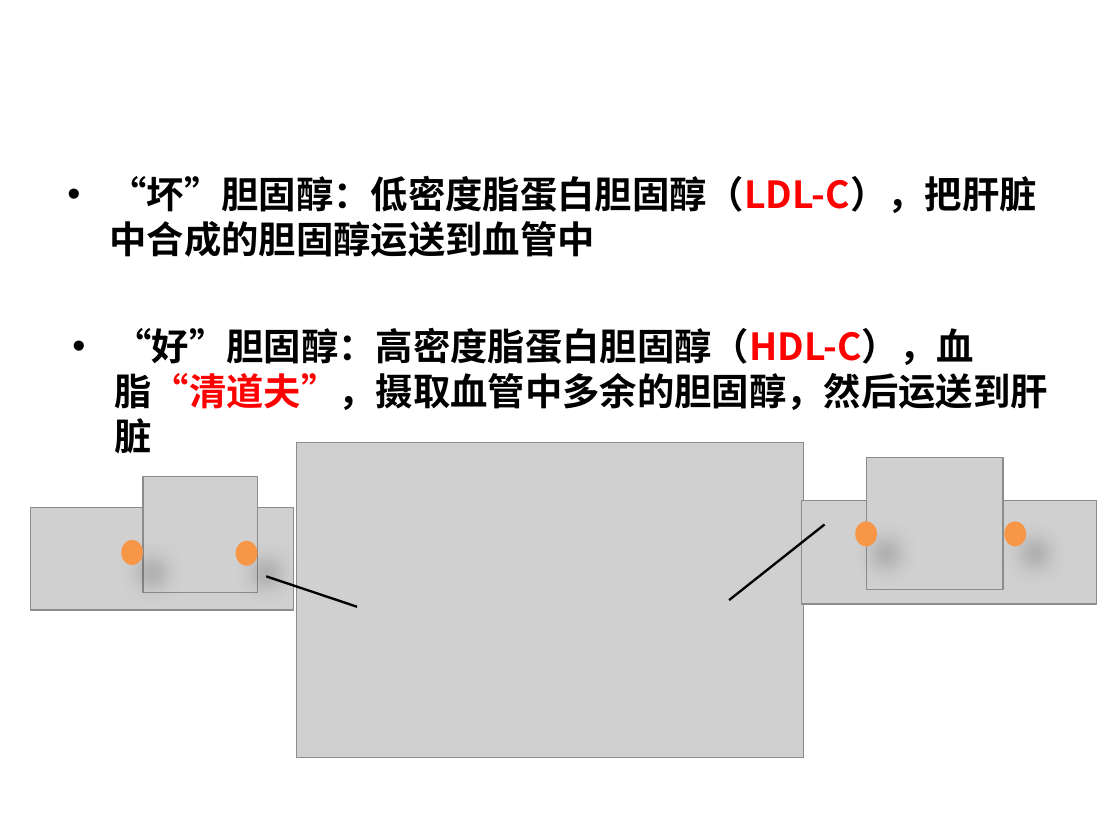
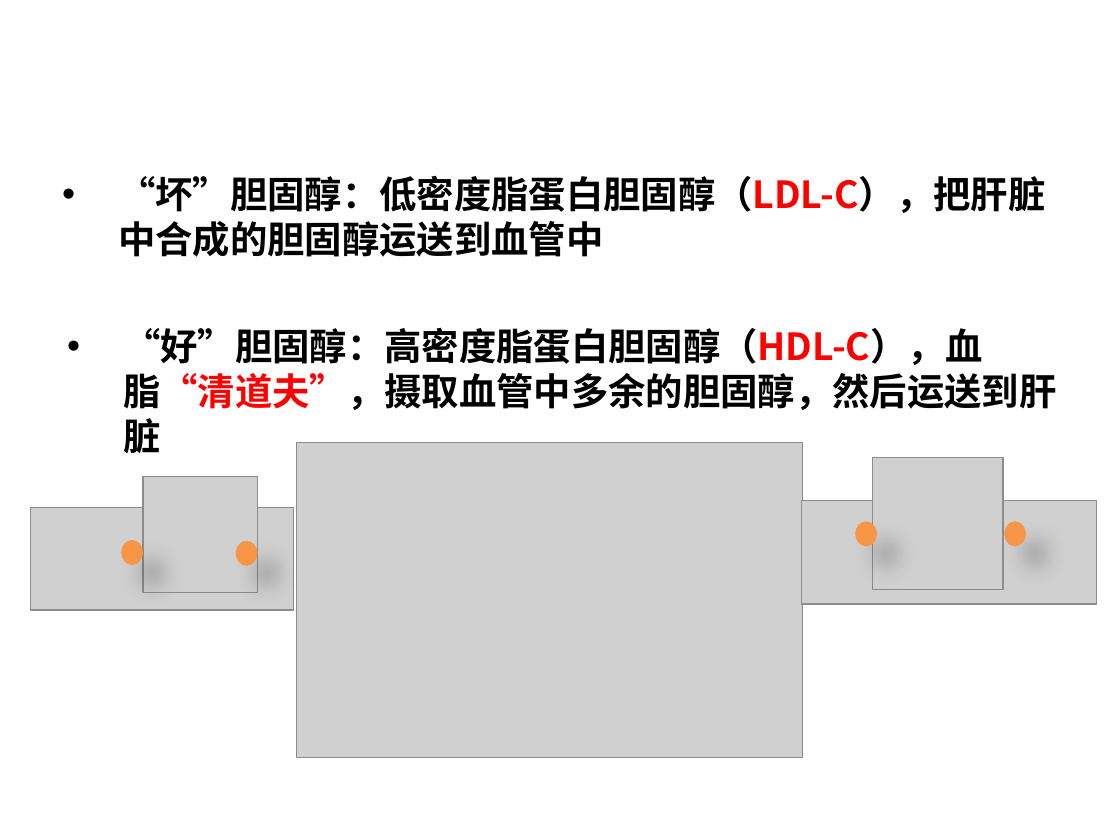
Before and after one commit to 25mi/Public-Share-Resoures, a slide deck: slide 5 of feedback/11.警惕颈动脉斑块.pptx. Drawn at 1120x840 pixels with LibreOffice and Linux fonts; fonts in the diff are those of the drawing; grey boxes stand for pictures; background and template pictures are left out. Boxes give left, top, right and bottom in pixels: in the first picture for what was removed or moved away, otherwise in the second. Text is boxed around its words. In the diff, an @@ line names an element or a change of style, - is before the commit and + after.

```diff
--- a/feedback/11.警惕颈动脉斑块.pptx
+++ b/feedback/11.警惕颈动脉斑块.pptx
@@ text "“坏”胆固醇：低密度脂蛋白胆固醇（LDL-C），把肝脏中合成的胆固醇运送到血管中" at (118,175,1045,257): indent changed @@
@@ text "“好”胆固醇：高密度脂蛋白胆固醇（HDL-C），血脂“清道夫”，摄取血管中多余的胆固醇，然后运送到肝脏" at (123,327,1056,410): indent changed @@
@@ picture: place and size @@
-picture at (866,457,1002,589)
+picture at (872,457,1004,589)
@@ line removed from (729, 600) to (824, 524) @@
@@ ellipse removed at (856,521,877,545) @@
@@ freeform shape added at (856,521,877,545), fill #F79646 @@
@@ line removed from (267, 577) to (357, 607) @@
```
Also in this commit, not shown: 16 other slides changed, 10 other files.
